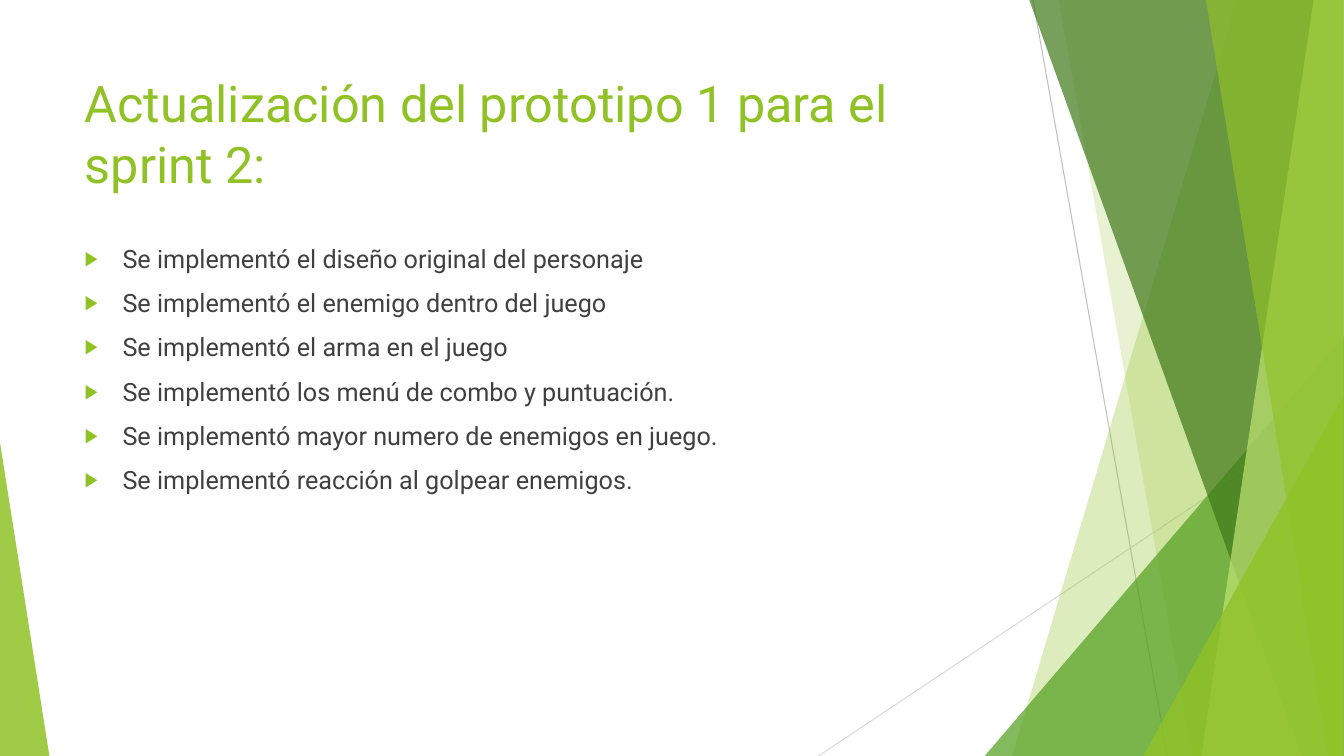
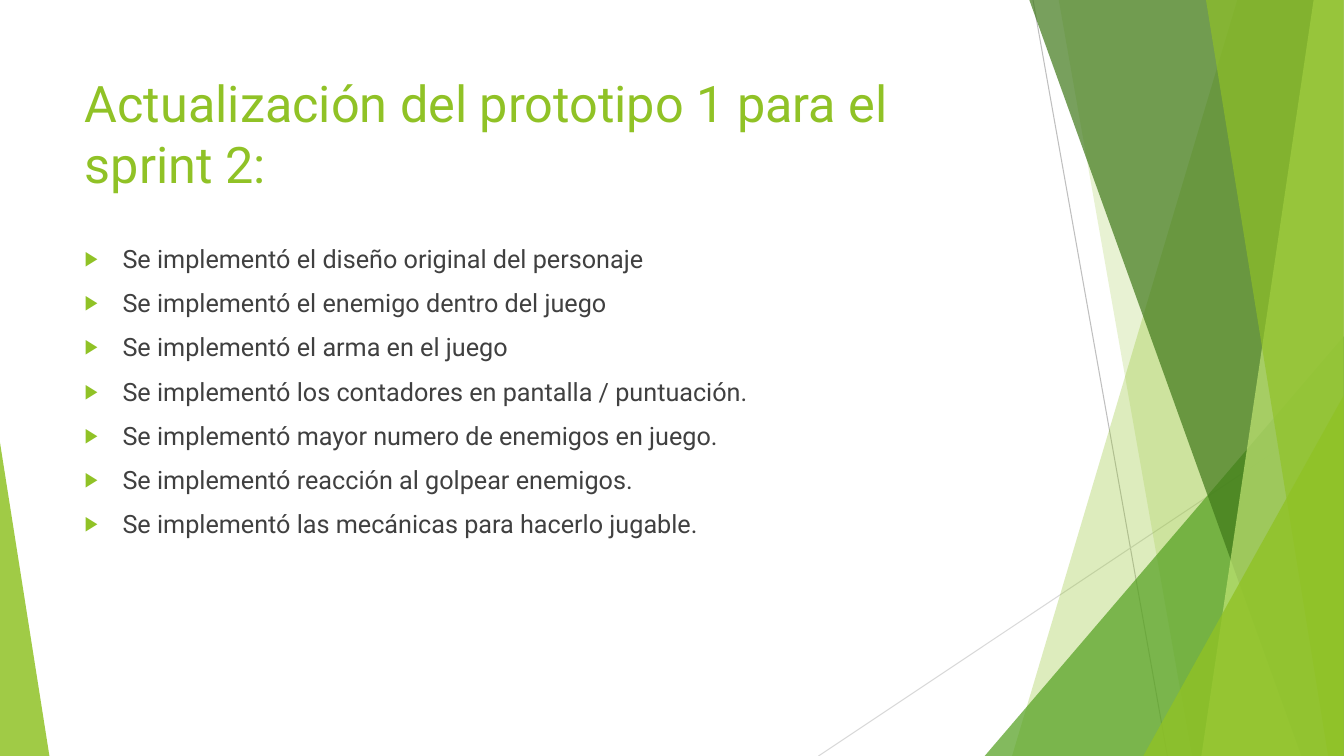
Before and after one commit to vicquiroz/SlimeSmasher, a slide deck: slide 13 of burndown y trabajo de equipo/Sprint 2 Finalizado/Presentacion Sprint 2.pptx. Drawn at 1344x756 pixels with LibreOffice and Linux fonts; fonts in the diff are those of the drawing. Boxes give left, top, right and bottom in pixels: in the first picture for what was removed or moved away, otherwise in the second. Text is boxed around its words. In the diff, an @@ line names an element or a change of style, - is before the commit and + after.

Commit message:
actualización presentación sprint 2
Cambios en conclusiones y actividades generales, se define más aún lo logrado.

```diff
--- a/burndown y trabajo de equipo/Sprint 2 Finalizado/Presentacion Sprint 2.pptx
+++ b/burndown y trabajo de equipo/Sprint 2 Finalizado/Presentacion Sprint 2.pptx
@@ text at box(123, 382, 747, 406): text changed @@
-▶ Se implementó los menú de combo y puntuación.
+▶ Se implementó los contadores en pantalla / puntuación.
@@ text at box(123, 514, 697, 539): paragraph added @@
+▶ Se implementó las mecánicas para hacerlo jugable.
```
Also in this commit, not shown: 8 other slides changed.
